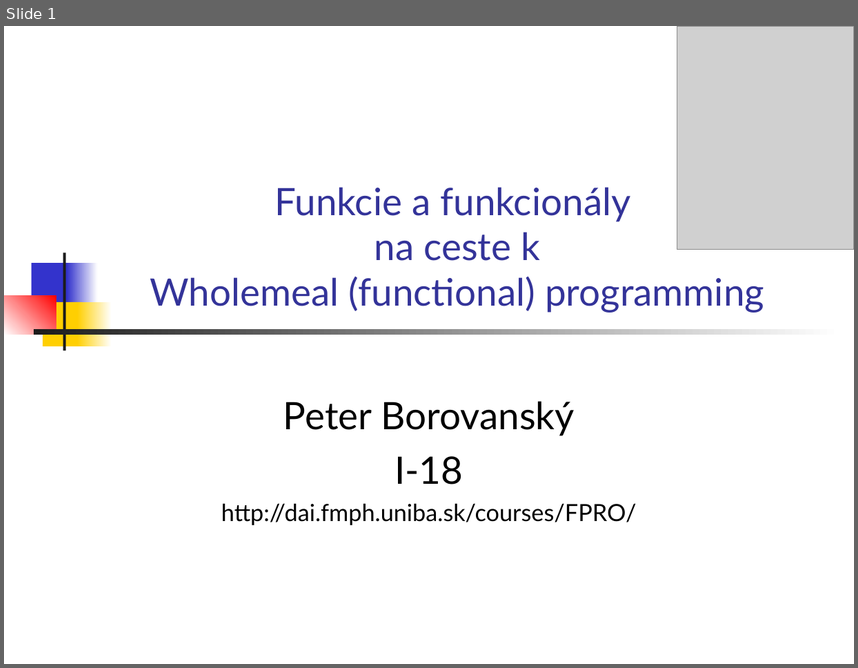
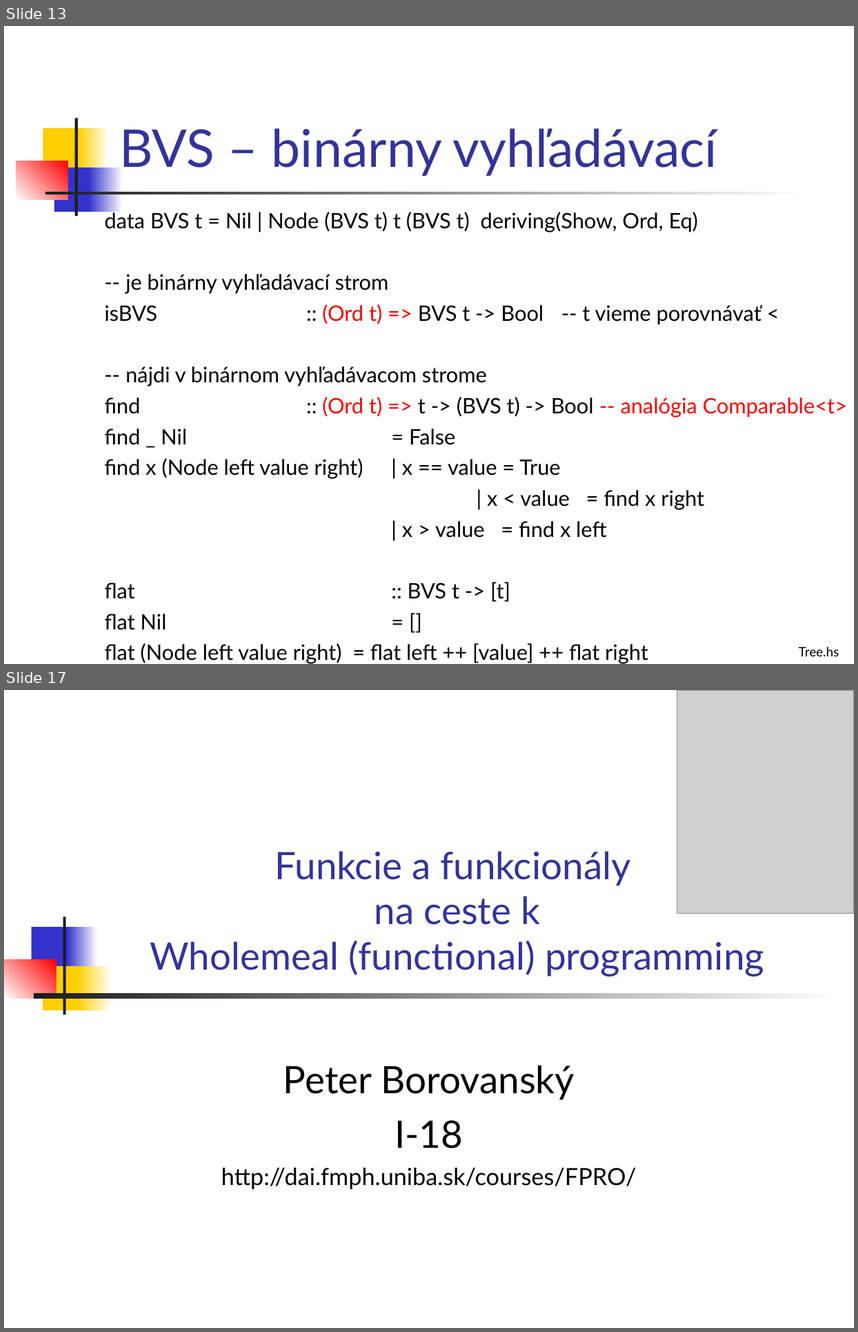
Before and after one commit to Funkcionalne/Prednasky, a slide deck: 03/03_fpro.ppt. Shown one above the other, each under a label of ours: slide 1 before the commit, slides 13 and 17 after it; the slides between them are not shown. The pictures are 858x668 and 858x1332 pixels, drawn with LibreOffice and Linux fonts; fonts in the diff are those of the drawing; grey boxes stand for pictures. Boxes give left, top, right and bottom in pixels: in the first picture for what was removed or moved away, otherwise in the second. Text is boxed around its words. In the diff, an @@ line names an element or a change of style, - is before the commit and + after.

```diff
--- a/03/03_fpro.ppt
+++ b/03/03_fpro.ppt
@@ slide 13 added at [4,26,854,664], background #FFFFFF @@
@@ rectangle added at [43,128,84,172], fill #FFCF01 @@
@@ rectangle added at [74,118,77,216], fill #1C1C1C @@
@@ rectangle added at [79,128,110,172], fill gradient #FFCF01 to #FFFFFF @@
@@ title added at [119,128,717,176], 44 pt, text #333399 @@
+BVS – binárny vyhľadávací
@@ rectangle added at [16,161,67,199], fill gradient #FFFFFF to #FF0000 @@
@@ rectangle added at [54,167,93,212], fill #3333CC @@
@@ rectangle added at [89,167,123,212], fill gradient #3333CC to #FFFFFF @@
@@ rectangle added at [45,192,810,194], fill gradient #1C1C1C to #FFFFFF @@
@@ text added at [105,210,847,664], 18 pt, text #000000 @@
+data BVS t = Nil | Node (BVS t) t (BVS t) deriving(Show, Ord, Eq)
+-- je binárny vyhľadávací strom
+isBVS :: (Ord t) => BVS t -> Bool -- t vieme porovnávať <
+-- nájdi v binárnom vyhľadávacom strome
+find :: (Ord t) => t -> (BVS t) -> Bool -- analógia Comparable<t>
+find _ Nil = False
+find x (Node left value right) | x == value = True
+| x < value = find x right
+| x > value = find x left
+flat :: BVS t -> [t]
+flat Nil = []
+flat (Node left value right) = flat left ++ [value] ++ flat right
@@ text added at [799,646,840,656], 11 pt, text #000000 @@
+Tree.hs
@@ what was slide 1 is now slide 17 @@
```
Also in this commit, not shown: 23 other slides added, 2 other files.
